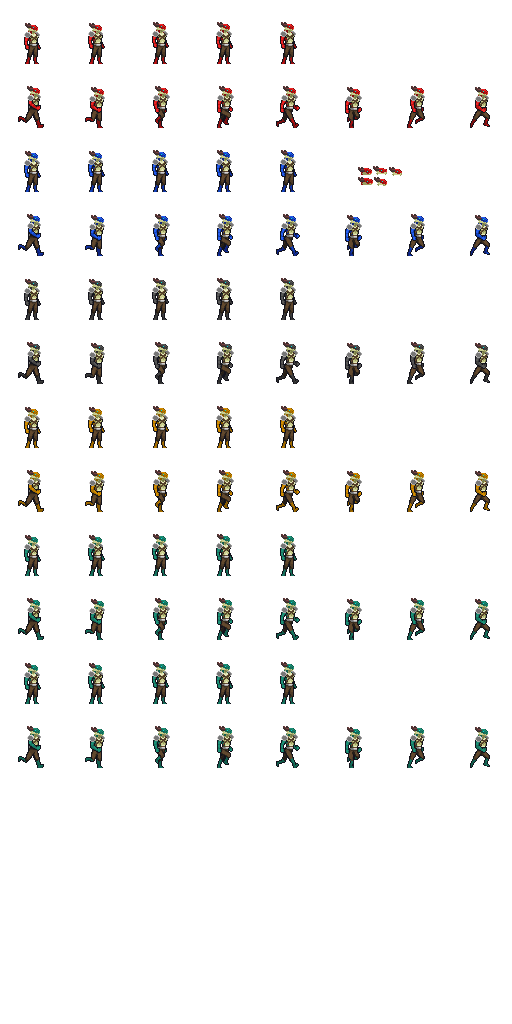
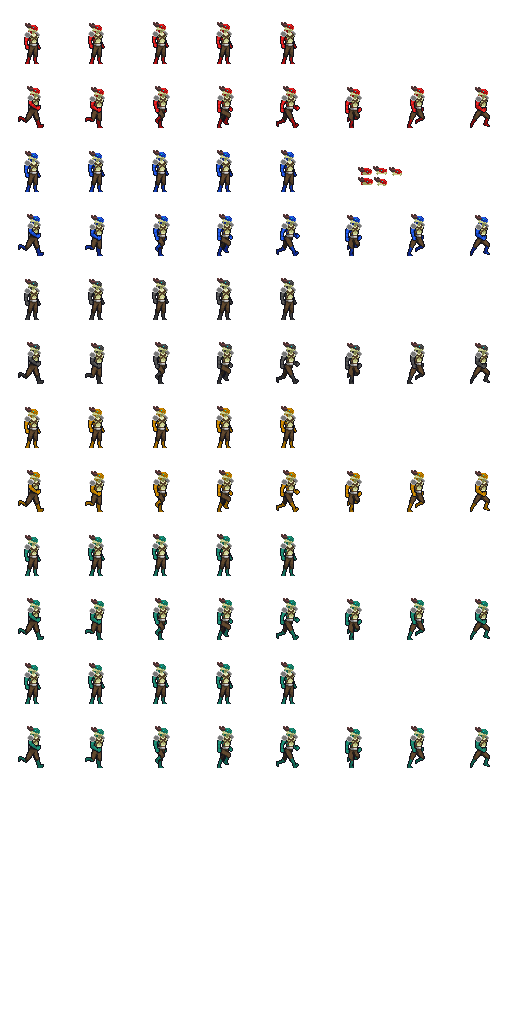
Revision of a layered (512, 1024) image; what changed, layer by layer:
renamed "Layer 0" to "Layer 5", painted on it over [101, 31, 104, 292]
